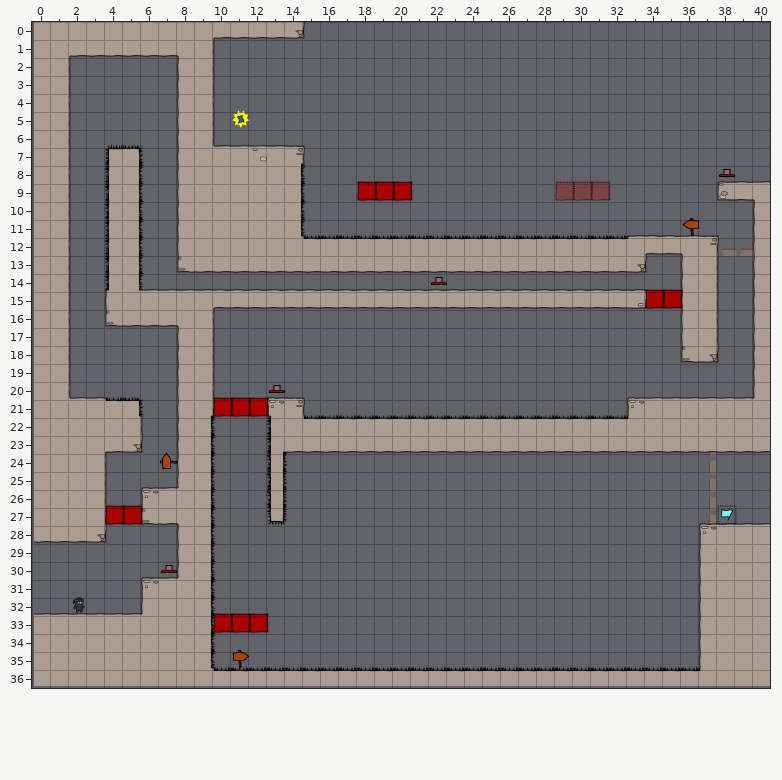
Level history. Tiled map: raw/levelconverter/maps/l13.tmx. The picture above was drawn from the file before the commit.
Cells are 40x40 px. Shown: x 0..40, y 0..36.
And afterwards:
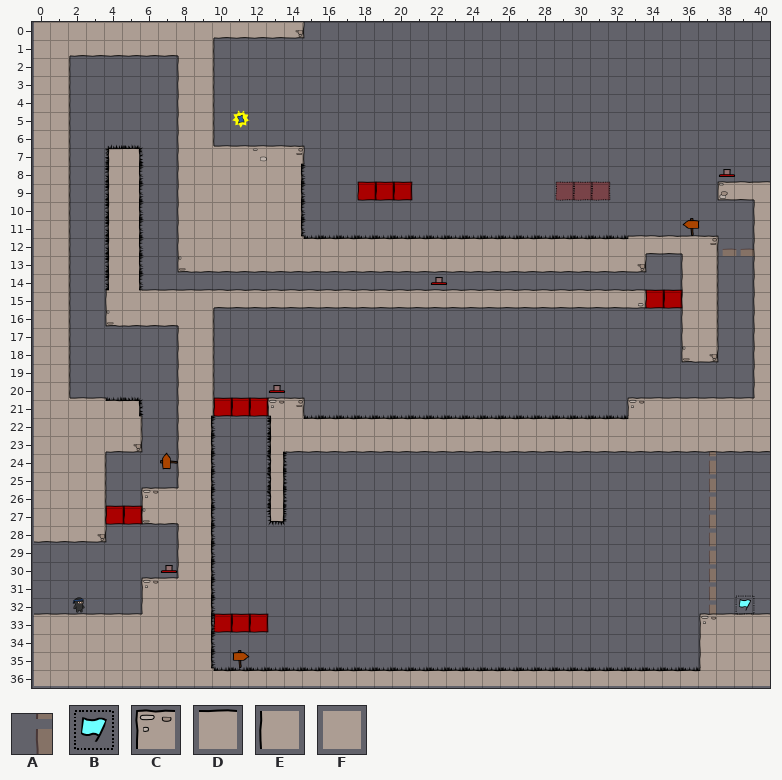
Key: from "background": A 10; from "objectpalette": B 1; from "world1": C 32, D 33, E 40, F 41.
_ is an empty cell.
Edits made:
Layer "bg":
y 30..33: x 37 _ -> A
Layer "walls":
y 28: x 37..40 CDDD -> ____
y 29..32: x 37..40 EFFF -> ____
y 33: x 37..40 EFFF -> CDDD
Layer "objects":
y 27: x 38 B -> _
y 32: x 39 _ -> B
